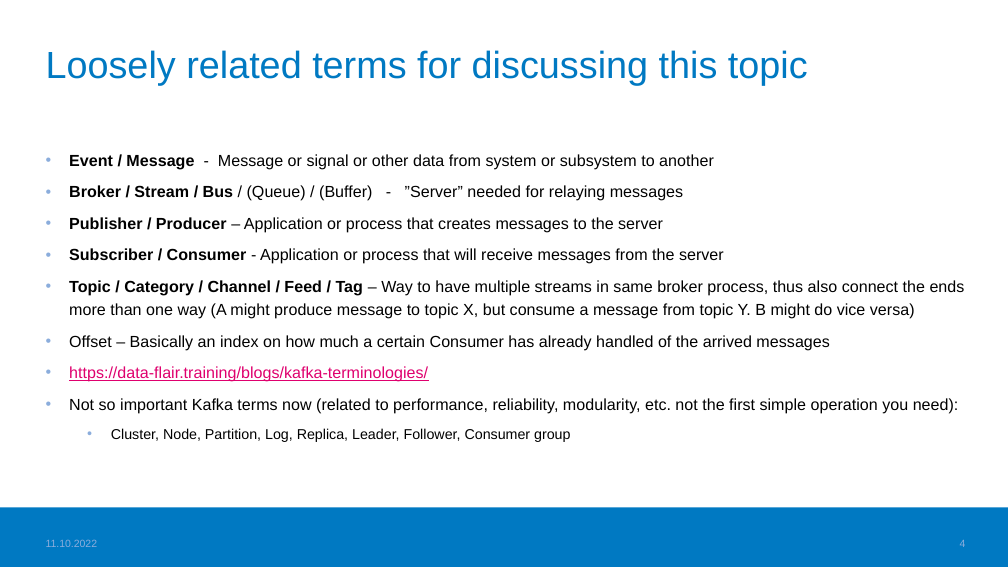
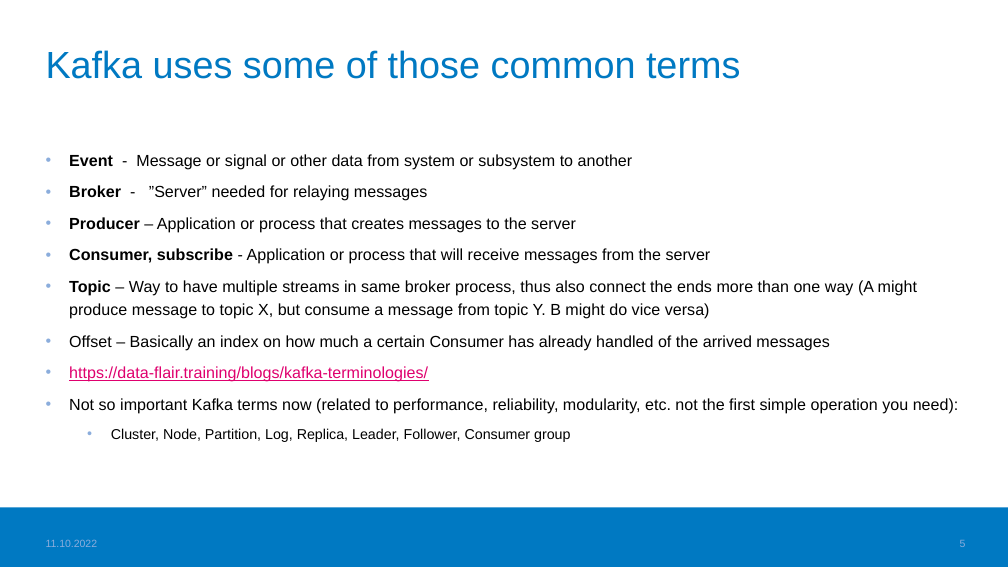
Before and after one commit to haagahelia/ohke-teknologiat, a slide deck: slide 5 of 06_ohjelmistoarkkitehtuurit_ja_patternit/ApacheKafka_DistributedEventStreamOrBroker.pptx (slide 4 before the commit). Drawn at 1008x567 pixels with LibreOffice and Linux fonts; fonts in the diff are those of the drawing; background and template pictures are left out. Boxes give left, top, right and bottom in pixels: in the first picture for what was removed or moved away, otherwise in the second. Text is boxed around its words. In the diff, an @@ line names an element or a change of style, - is before the commit and + after.

```diff
--- a/06_ohjelmistoarkkitehtuurit_ja_patternit/ApacheKafka_DistributedEventStreamOrBroker.pptx
+++ b/06_ohjelmistoarkkitehtuurit_ja_patternit/ApacheKafka_DistributedEventStreamOrBroker.pptx
@@ title at box(46, 50, 740, 79): text changed @@
-Loosely related terms for discussing this topic
+Kafka uses some of those common terms
@@ text at box(69, 154, 917, 319): text changed @@
-• Event / Message - Message or signal or other data from system or subsystem to another
-• Broker / Stream / Bus / (Queue) / (Buffer) - ”Server” needed for relaying messages
-• Publisher / Producer – Application or process that creates messages to the server
-• Subscriber / Consumer - Application or process that will receive messages from the server
-• Topic / Category / Channel / Feed / Tag – Way to have multiple streams in same broker process, thus also connect the ends more than one way (A might produce message to topic X, but consume a message from topic Y. B might do vice versa)
+• Event - Message or signal or other data from system or subsystem to another
+• Broker - ”Server” needed for relaying messages
+• Producer – Application or process that creates messages to the server
+• Consumer, subscribe - Application or process that will receive messages from the server
+• Topic – Way to have multiple streams in same broker process, thus also connect the ends more than one way (A might produce message to topic X, but consume a message from topic Y. B might do vice versa)
@@ page number at box(960, 540, 966, 547): text changed @@
-4
+5
```
Also in this commit, not shown: 4 other slides changed, 1 slide added, 3 other files.
